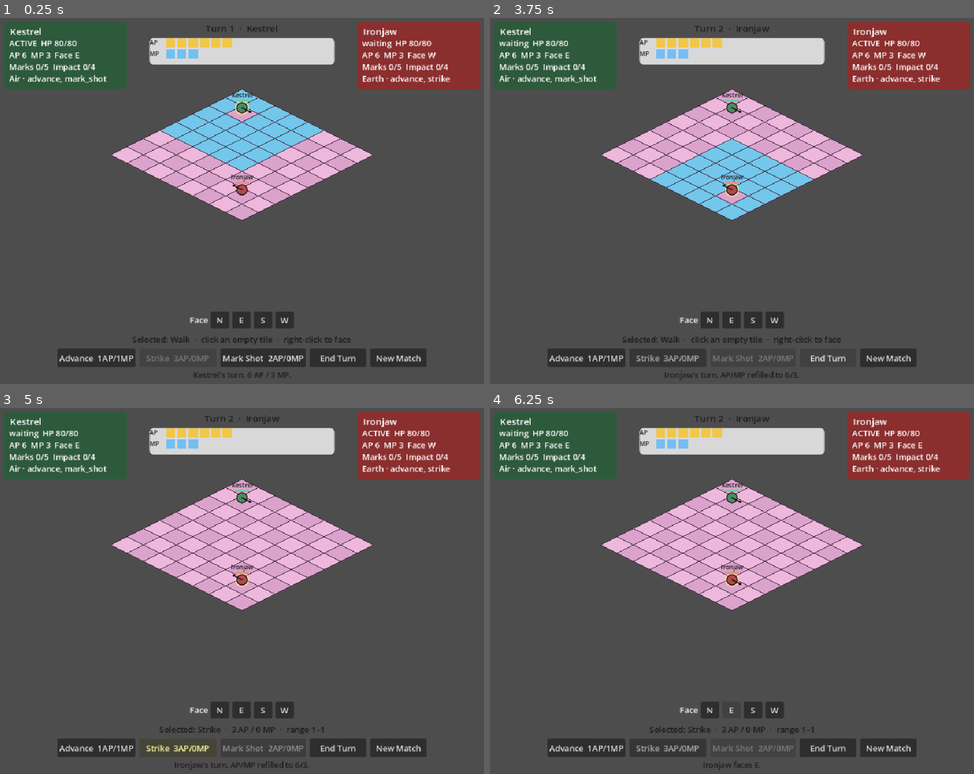
Above: before the commit, frames 1-4 (two rows, left to right).
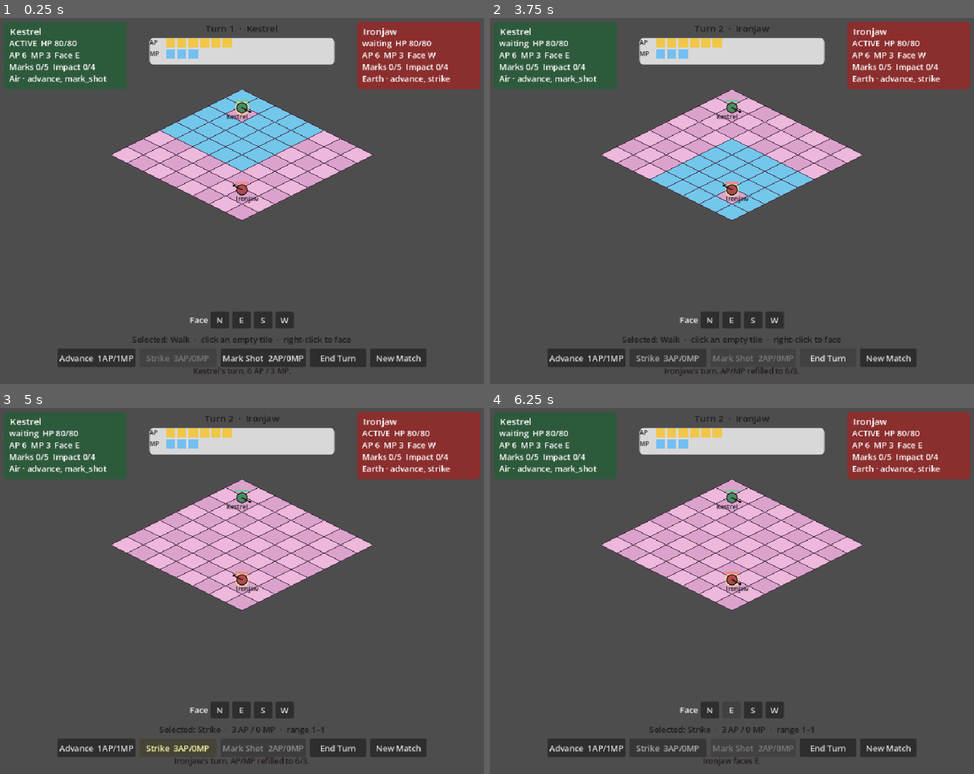
Above: after the commit, the same moments.

Repository: maurogp12/stasiumxii
Game: Godot game, scene res://main.tscn
The game is run twice, just before and just after one commit, with the same random seed, the same clock (stepped at 60 frames per second) and the same inputs.
Inputs:
- Up to frame 1 (0.25 s): no input
- Up to frame 2 (3.75 s): click "New Match" at 0.5 s; click "New Match" at 1.25 s; click "Advance 1AP/1MP" at 2 s; click "Mark Shot 2AP/0MP" at 2.75 s; click "End Turn" at 3.5 s
- Up to frame 3 (5 s): click "Strike 3AP/0MP" at 4.25 s
- Up to frame 4 (6.25 s): click "N" at 5 s; click "E" at 5.75 s

The runs differ from the first frame. In frame 1, 0.3% of the frame differs, in the area x 40-61%, y 20-99%; in frame 2, 0.4%, in the area x 36-64%, y 20-99%; in frame 3, 0.4%; in frame 4, 0.3%.

Commit message:
Tighten coach feedback and keep adjacent pawn labels readable
Wrap the coach line, shorten HIT/MISS copy, and move unit names under the pawns so adjacent Kestrel/Ironjaw stacks stay labeled.

Co-authored-by: maurogp12 <maurogp12@users.noreply.github.com>

Diff:
--- a/backend/combat_sim.gd
+++ b/backend/combat_sim.gd
@@ -402,7 +402,7 @@
 	_intent_log.append(intent)
 
 	if not connected:
-		_last_coach = "MISS — %d AP gone. %s %s (%d vs %d%% at range %d)." % [ap_cost, actor["name"], def["name"], roll, chance, dist]
+		_last_coach = "MISS — %d AP gone (%d vs %d%%, range %d)." % [ap_cost, roll, chance, dist]
 		_last_events.append({
 			"type": "miss",
 			"seat": actor["seat"],
@@ -441,7 +441,7 @@
 	var engine_note := ""
 	if engine_gained > 0:
 		engine_note = " +1 %s." % engine_name
-	_last_coach = "HIT %d %s. %s %s vs %s (%d vs %d%%). %s.%s" % [damage, str(def["element"]).capitalize(), actor["name"], def["name"], target["name"], roll, chance, facing_note, engine_note]
+	_last_coach = "HIT %d %s — %s vs %s (%d vs %d%%) %s.%s" % [damage, str(def["element"]).capitalize(), def["name"], target["name"], roll, chance, facing_note, engine_note]
 	_last_events.append({
 		"type": "hit",
 		"seat": actor["seat"],
--- a/ui/hud.gd
+++ b/ui/hud.gd
@@ -157,9 +157,10 @@
 		_face_buttons[dir] = button
 
 	_coach_label = Label.new()
-	_coach_label.position = Vector2(40, 690)
-	_coach_label.size = Vector2(880, 24)
+	_coach_label.position = Vector2(40, 682)
+	_coach_label.size = Vector2(880, 34)
 	_coach_label.horizontal_alignment = HORIZONTAL_ALIGNMENT_CENTER
+	_coach_label.autowrap_mode = TextServer.AUTOWRAP_WORD_SMART
 	_coach_label.add_theme_font_size_override("font_size", 15)
 	_coach_label.add_theme_color_override("font_color", Color(0.14, 0.1, 0.12))
 	root.add_child(_coach_label)
--- a/units/pawn.gd
+++ b/units/pawn.gd
@@ -55,4 +55,9 @@
 	var font := ThemeDB.fallback_font
 	var label := unit_name
 	var size := font.get_string_size(label, HORIZONTAL_ALIGNMENT_CENTER, -1, 12)
-	draw_string(font, Vector2(-size.x * 0.5, -32), label, HORIZONTAL_ALIGNMENT_LEFT, -1, 12, Color(0.1, 0.08, 0.1))
+	var label_x := -size.x * 0.5
+	if class_id == SpellKits.CLASS_IRONJAW:
+		label_x += 10.0
+	else:
+		label_x -= 10.0
+	draw_string(font, Vector2(label_x, 10), label, HORIZONTAL_ALIGNMENT_LEFT, -1, 12, Color(0.1, 0.08, 0.1))
